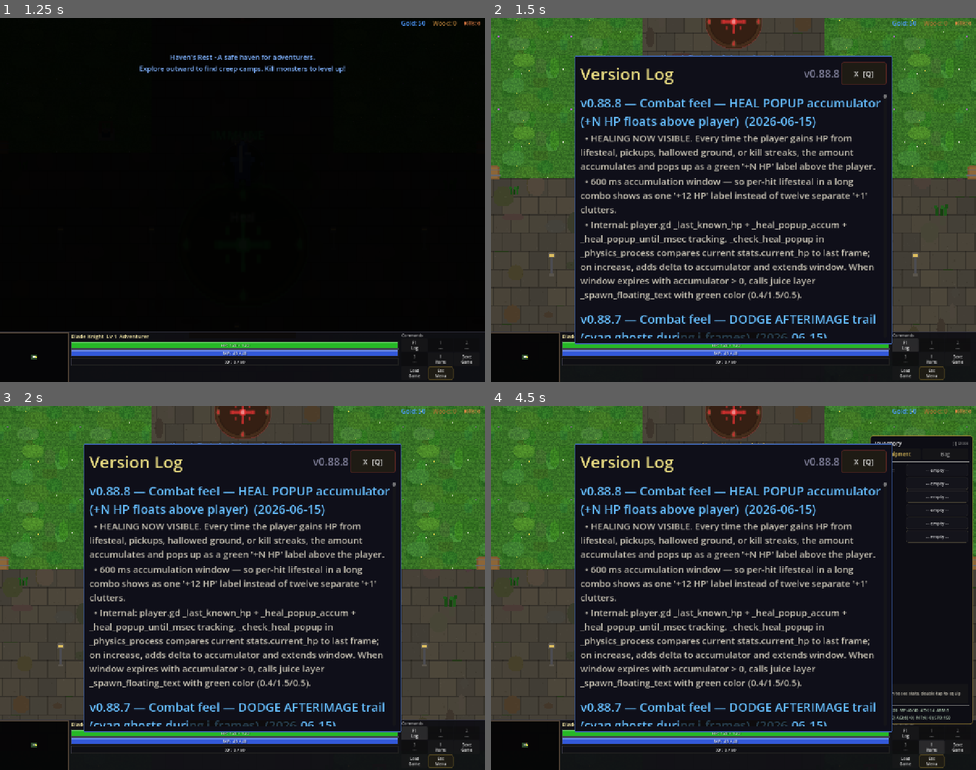
Above: before the commit, frames 1-4 (two rows, left to right).
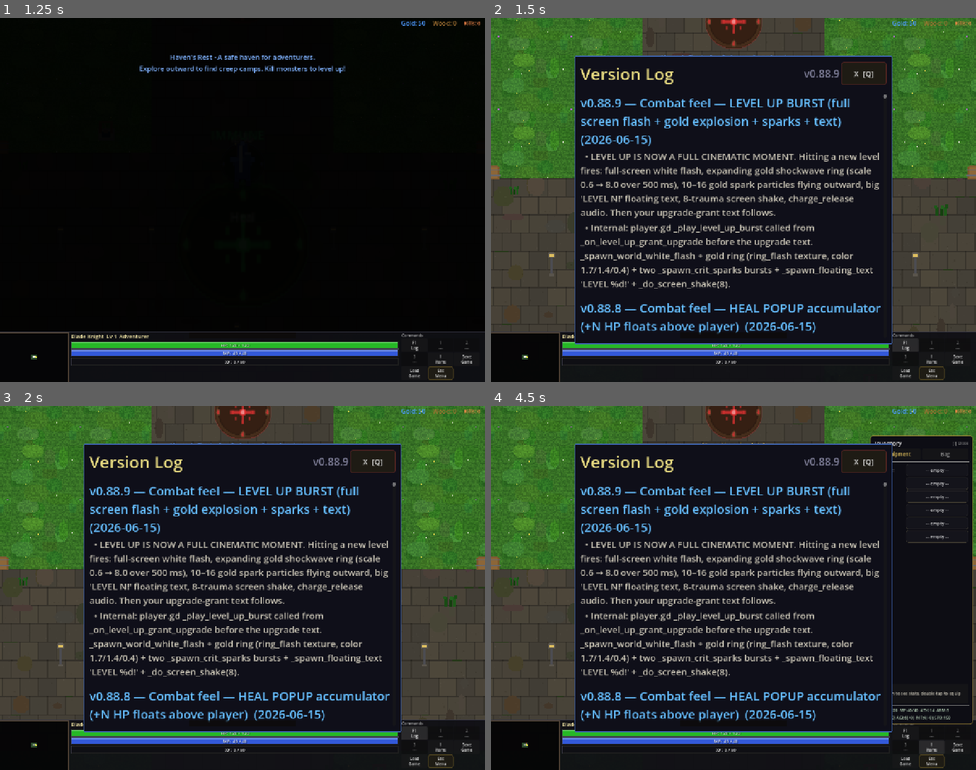
Above: after the commit, the same moments.

Repository: slxny/legends-open-rpg
Game: Godot game, scene res://scenes/main.tscn
The game is run twice, just before and just after one commit, with the same random seed, the same clock (stepped at 60 frames per second) and the same inputs.
Inputs (mouse positions are in pixels of both pictures, inside the frame that each line leads up to):
- Up to frame 1 (1.25 s): tap Enter at 0.5 s; move the mouse to (218, 272) at 0.52 s; hold W (move_up) from 0.53 s (still down); hold Q (ability_1) from 0.53 s (still down); click (218, 272) at 0.67 s
- Up to frame 2 (1.5 s): release W (move_up) at 1.25 s; release Q (ability_1) at 1.25 s; click "F1 Log" at 1.25 s
- Up to frame 3 (2 s): no input
- Up to frame 4 (4.5 s): click "1 ---" at 2 s; click "2 ---" at 2.75 s; click "3 ---" at 3.5 s; click "I Items" at 4.25 s

Frame 1 is identical in both runs. In frame 2, 13% of the frame differs, in the area x 18-81%, y 14-88%; in frame 3, 13%; in frame 4, 13%.

Commit message:
v0.88.9: Combat feel — LEVEL UP BURST
Level up is now a full cinematic moment:
- full-screen white flash (CanvasLayer ColorRect 0.55 alpha → 0)
- expanding gold shockwave ring (ring_flash, scale 0.6 → 8.0 over 500ms)
- 10-16 gold spark particles flying outward (two _spawn_crit_sparks)
- big 'LEVEL N!' floating text (color 1.6/1.3/0.3)
- 8-trauma screen shake
- charge_release audio
Then the upgrade-grant text follows.

- player.gd _play_level_up_burst(new_level):
  Calls _spawn_world_white_flash for screen flash.
  Spawns gold ring as world child with tween scale + fade.
  Spawns sparks at player position via _spawn_crit_sparks x 2.
  juice layer _spawn_floating_text 'LEVEL N!' at -110 offset.
  _do_screen_shake(8).
- Called from _on_level_up_grant_upgrade BEFORE the upgrade-grant
  text so the upgrade name floats up after the burst.

Headless: smoke all PASS, parse clean.

Co-Authored-By: Claude Opus 4.7 (1M context) <noreply@anthropic.com>

Diff:
--- a/scenes/player/player.gd
+++ b/scenes/player/player.gd
@@ -4358,19 +4358,54 @@
 		AudioManager.play_sfx("charge_release", 2.0)
 
 
-func _on_level_up_grant_upgrade(_new_level: int) -> void:
+func _on_level_up_grant_upgrade(new_level: int) -> void:
+	# Phase 5.x — big LEVEL UP burst before the upgrade-grant block.
+	_play_level_up_burst(new_level)
 	if _upgrades == null:
 		return
 	var granted: StringName = _upgrades.grant_random_unowned()
 	if granted == &"":
 		return
-	# Big banner via juice layer.
+	# Big banner via juice layer — slightly offset from the LEVEL UP text.
 	if _juice != null and _juice.has_method("_spawn_floating_text"):
 		var display: String = UpgradeManagerCls.display_name(granted)
-		_juice._spawn_floating_text(global_position + Vector2(0, -90), display + "!", Color(1.4, 1.2, 0.4), true)
+		_juice._spawn_floating_text(global_position + Vector2(0, -60), display + "!", Color(1.4, 1.2, 0.4), true)
 	# Audio cue.
 	if AudioManager != null and AudioManager.has_method("play_sfx"):
 		AudioManager.play_sfx("charge_release", 0.0)
+
+
+# Phase 5.x — celebratory level-up burst: white flash + expanding gold
+# ring + spark fan + LEVEL UP text + audio + shake.
+func _play_level_up_burst(new_level: int) -> void:
+	_spawn_world_white_flash()
+	# Big gold ring at player position.
+	var tex = SpriteGenerator.get_texture("ring_flash")
+	if tex == null:
+		tex = SpriteGenerator.get_texture("crystal_white")
+	if tex != null:
+		var ring := Sprite2D.new()
+		ring.texture = tex
+		ring.texture_filter = CanvasItem.TEXTURE_FILTER_NEAREST
+		ring.global_position = global_position
+		ring.modulate = Color(1.7, 1.4, 0.4, 0.95)
+		ring.scale = Vector2(0.6, 0.6)
+		ring.z_index = 5
+		_get_world_node().add_child(ring)
+		var t := ring.create_tween()
+		t.set_parallel(true)
+		t.tween_property(ring, "scale", Vector2(8.0, 8.0), 0.50).set_trans(Tween.TRANS_QUAD).set_ease(Tween.EASE_OUT)
+		t.tween_property(ring, "modulate:a", 0.0, 0.55).set_trans(Tween.TRANS_QUAD).set_ease(Tween.EASE_IN)
+		t.set_parallel(false)
+		t.tween_callback(ring.queue_free)
+	# Fan of gold sparks.
+	_spawn_crit_sparks(global_position)
+	_spawn_crit_sparks(global_position + Vector2(0, -10))
+	# Big LEVEL UP text.
+	if _juice != null and _juice.has_method("_spawn_floating_text"):
+		_juice._spawn_floating_text(global_position + Vector2(0, -110), "LEVEL %d!" % new_level, Color(1.6, 1.3, 0.3), true)
+	# Heavy shake.
+	_do_screen_shake(8.0)
 
 
 # Phase 5.5 — compute combat intensity 0..1 and report to AudioManager.
--- a/scenes/ui/changelog_dialog.gd
+++ b/scenes/ui/changelog_dialog.gd
@@ -9,9 +9,18 @@
 var _is_visible: bool = false
 var _is_mobile: bool = false
 
-const GAME_VERSION := "v0.88.8"
+const GAME_VERSION := "v0.88.9"
 
 const CHANGELOG: Array[Dictionary] = [
+	{
+		"version": "v0.88.9",
+		"title": "Combat feel — LEVEL UP BURST (full screen flash + gold explosion + sparks + text)",
+		"date": "2026-06-15",
+		"entries": [
+			"LEVEL UP IS NOW A FULL CINEMATIC MOMENT. Hitting a new level fires: full-screen white flash, expanding gold shockwave ring (scale 0.6 → 8.0 over 500 ms), 10–16 gold spark particles flying outward, big 'LEVEL N!' floating text, 8-trauma screen shake, charge_release audio. Then your upgrade-grant text follows.",
+			"Internal: player.gd _play_level_up_burst called from _on_level_up_grant_upgrade before the upgrade text. _spawn_world_white_flash + gold ring (ring_flash texture, color 1.7/1.4/0.4) + two _spawn_crit_sparks bursts + _spawn_floating_text 'LEVEL %d!' + _do_screen_shake(8).",
+		]
+	},
 	{
 		"version": "v0.88.8",
 		"title": "Combat feel — HEAL POPUP accumulator (+N HP floats above player)",
